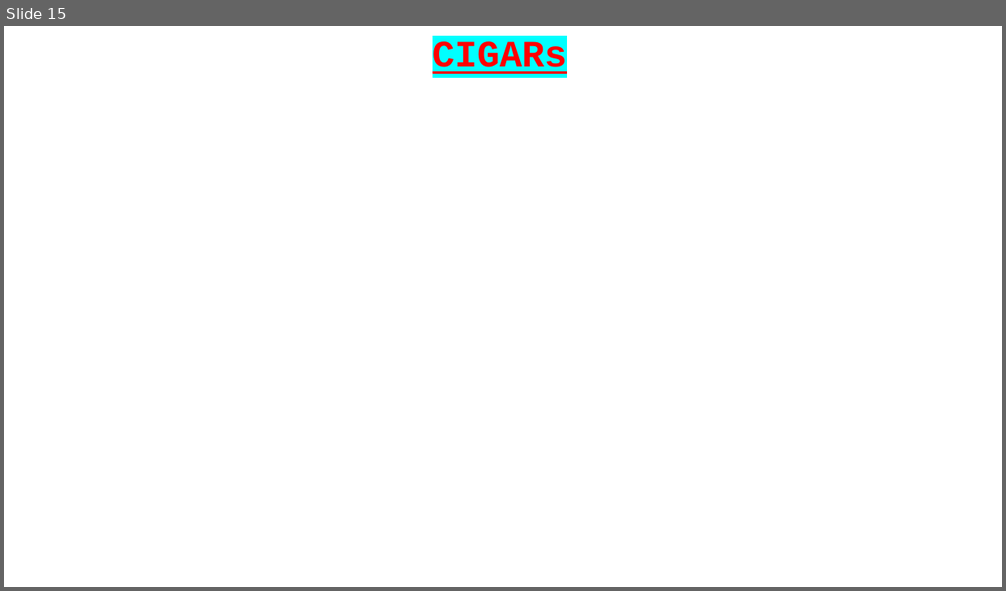
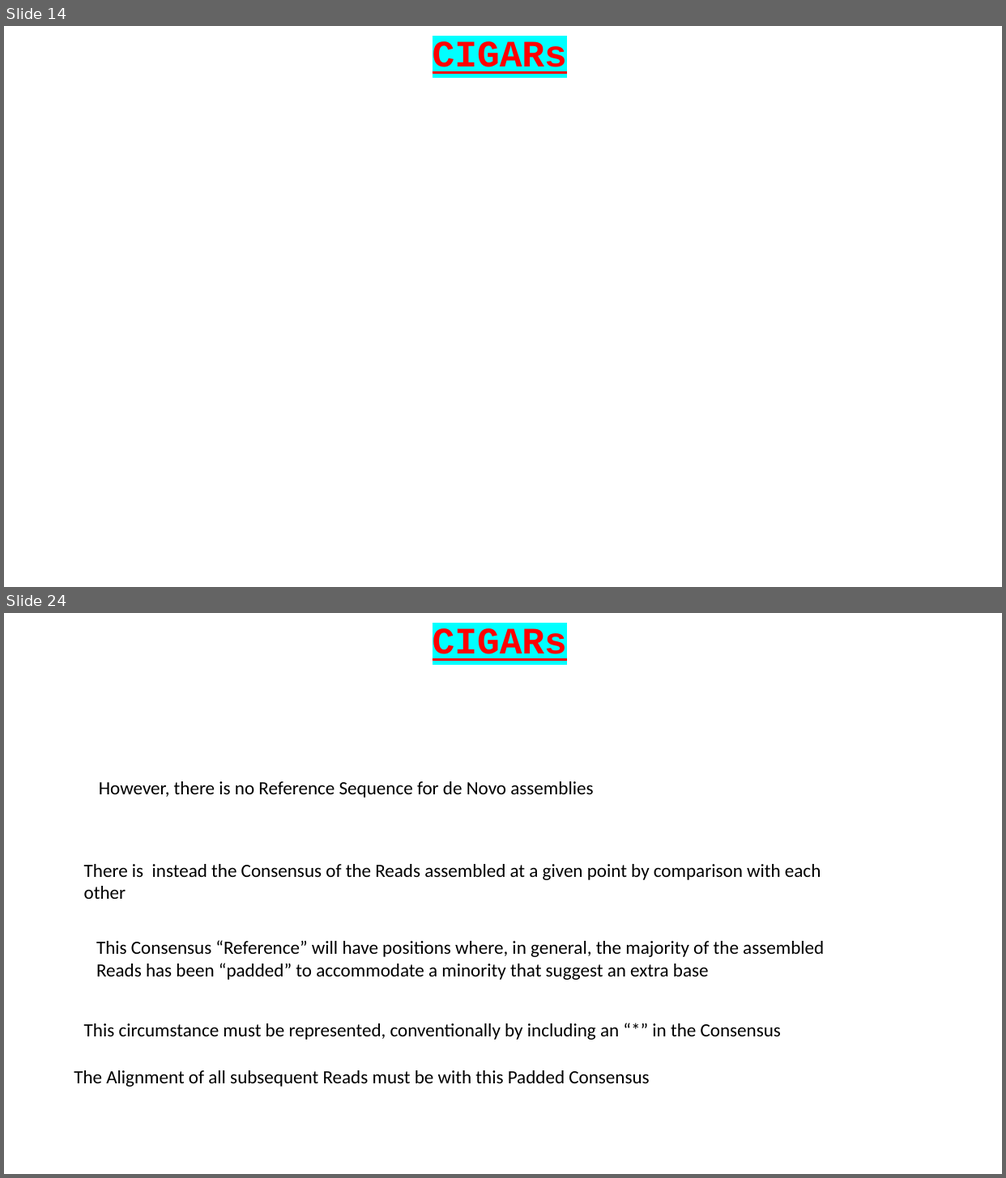
Before and after one commit to BioinformaticsTraining/Introduction-to-Bioinformatics, a slide deck: Flip Presentations/NGS_Intro/02-CIGARS/02-CIGARS.pptx. Shown one above the other, each under a label of ours: slide 15 before the commit, slides 14 and 24 after it; the slides between them are not shown. The pictures are 1006x591 and 1006x1178 pixels, drawn with LibreOffice and Linux fonts; fonts in the diff are those of the drawing. Boxes give left, top, right and bottom in pixels: in the first picture for what was removed or moved away, otherwise in the second. Text is boxed around its words. In the diff, an @@ line names an element or a change of style, - is before the commit and + after.

Commit message:
Nearly there with P!!
 Changes to be committed:
	modified:   Flip Presentations/NGS_Intro/02-CIGARS/02-CIGARS.pptx
	new file:   Flip Presentations/NGS_Intro/02-CIGARS/Materials/020024.full.pdf
	new file:   Flip Presentations/NGS_Intro/02-CIGARS/Materials/SAMv1.pdf

```diff
--- a/Flip Presentations/NGS_Intro/02-CIGARS/02-CIGARS.pptx
+++ b/Flip Presentations/NGS_Intro/02-CIGARS/02-CIGARS.pptx
@@ slide 24 added at (x1=4, y1=613, x2=1002, y2=1174), background #FFFFFF @@
@@ text added at (x1=432, y1=628, x2=567, y2=661), 36 pt, text #FF0000, bold, underline @@
+CIGARs
@@ text added at (x1=99, y1=781, x2=593, y2=798), 18 pt, text #000000 @@
+However, there is no Reference Sequence for de Novo assemblies
@@ text added at (x1=84, y1=864, x2=820, y2=899), 18 pt, text #000000 @@
+There is instead the Consensus of the Reads assembled at a given point by comparison with each other
@@ text added at (x1=96, y1=940, x2=824, y2=980), 18 pt, text #000000 @@
+This Consensus “Reference” will have positions where, in general, the majority of the assembled Reads has been “padded” to accommodate a minority that suggest an extra base
@@ text added at (x1=84, y1=1024, x2=781, y2=1040), 18 pt, text #000000 @@
+This circumstance must be represented, conventionally by including an “*” in the Consensus
@@ text added at (x1=74, y1=1071, x2=649, y2=1087), 18 pt, text #000000 @@
+The Alignment of all subsequent Reads must be with this Padded Consensus
@@ what was slide 15 is now slide 14 @@
```
Also in this commit, not shown: 3 slides changed, 14 other slides added, 2 slides removed, 2 other files.
